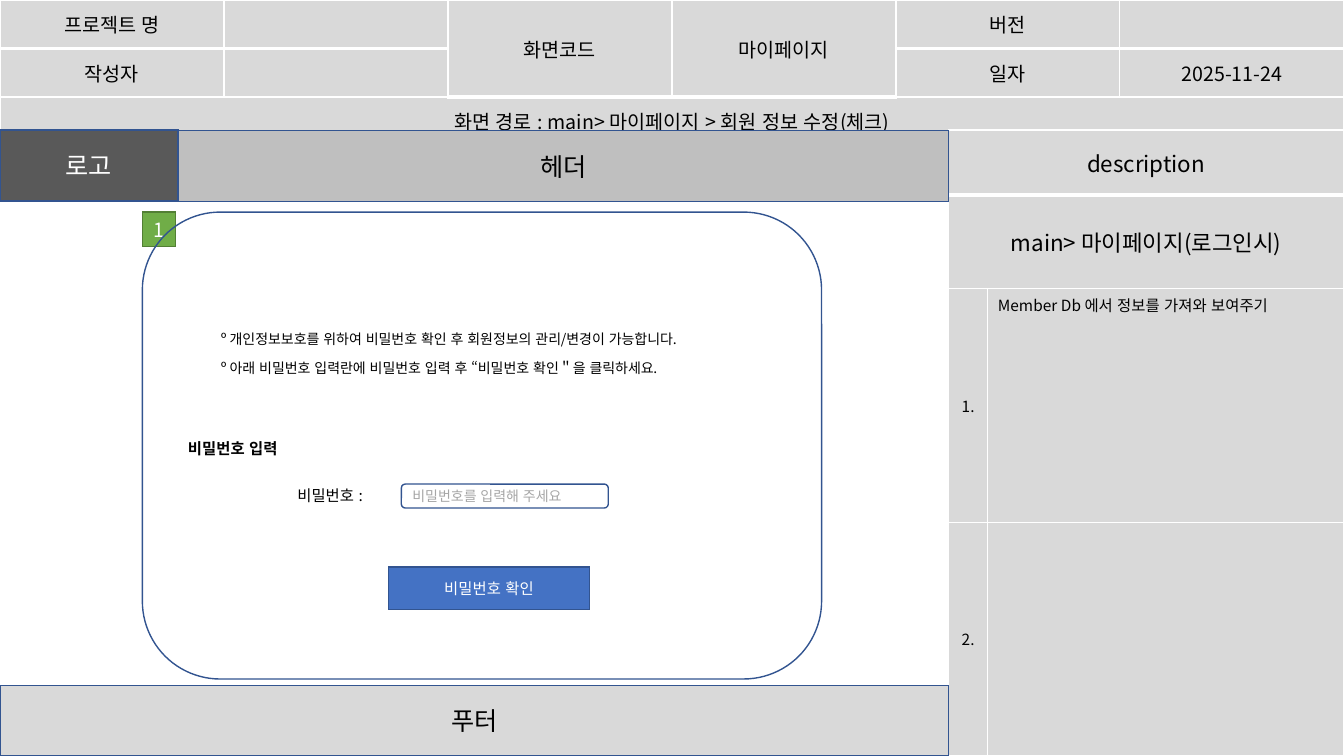
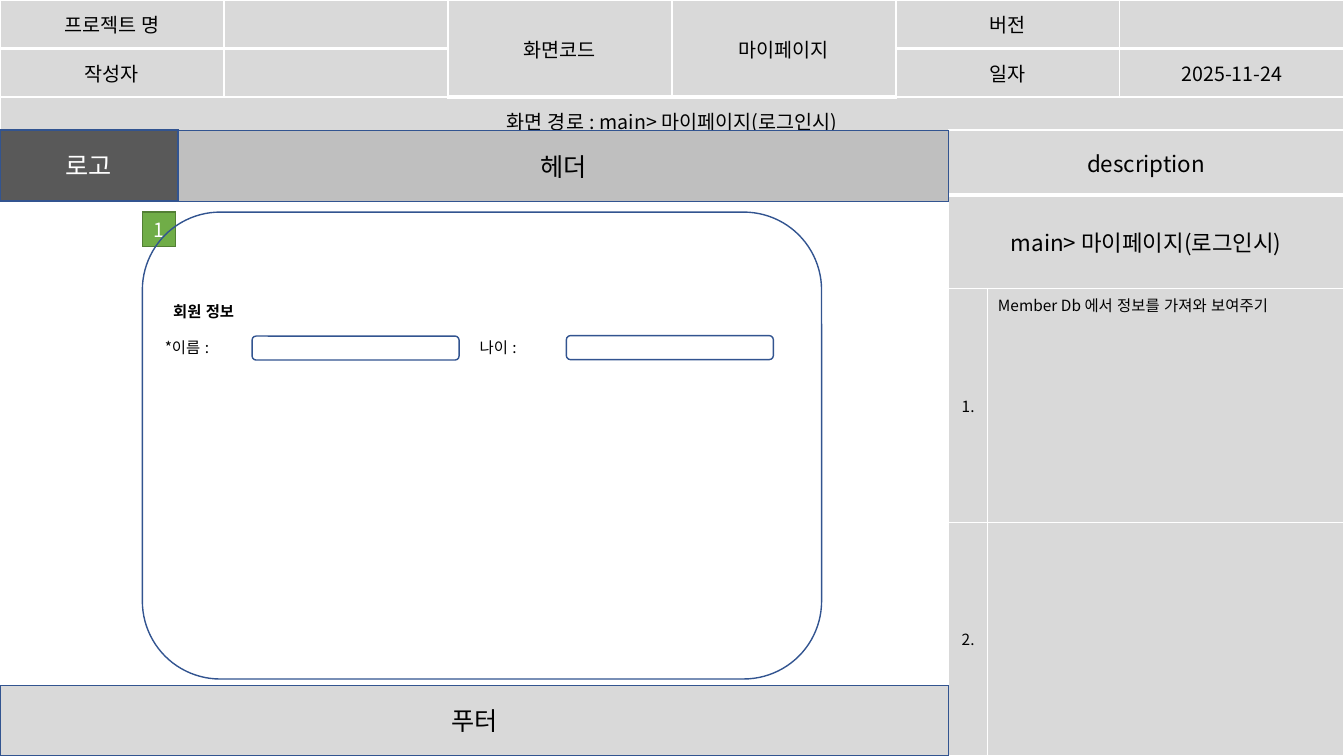
Before and after one commit to imyongchan/source, a slide deck: slide 20 of 스토리보드- 11.20/스토리보드_종합중.pptx (slide 21 before the commit). Drawn at 1344x756 pixels with LibreOffice and Linux fonts; fonts in the diff are those of the drawing. Boxes give left, top, right and bottom in pixels: in the first picture for what was removed or moved away, otherwise in the second. Text is boxed around its words. In the diff, an @@ line names an element or a change of style, - is before the commit and + after.

Commit message:
11/27 산재통계부분 수정

```diff
--- a/스토리보드- 11.20/스토리보드_종합중.pptx
+++ b/스토리보드- 11.20/스토리보드_종합중.pptx
@@ table at (x1=0, y1=0, x2=1343, y2=135) @@
-row 3, column 1: 화면 경로 : main> 마이페이지 > 회원 정보 수정(체크)
+row 3, column 1: 화면 경로 : main> 마이페이지(로그인시)
@@ text added at (x1=173, y1=304, x2=234, y2=319), 11 pt, text #000000, bold @@
+회원 정보
@@ text added at (x1=165, y1=340, x2=201, y2=355), 11 pt, text #000000 @@
+*이름 :
@@ text removed at (x1=221, y1=332, x2=677, y2=347) @@
-º 개인정보보호를 위하여 비밀번호 확인 후 회원정보의 관리/변경이 가능합니다.
@@ rounded rectangle added at (x1=252, y1=336, x2=459, y2=360), fill #FFFFFF, outline #325491 1 pt @@
@@ text added at (x1=480, y1=340, x2=508, y2=355), 11 pt, text #000000 @@
+나이 :
@@ rounded rectangle added at (x1=567, y1=336, x2=773, y2=360), fill #FFFFFF, outline #325491 1 pt @@
@@ text removed at (x1=221, y1=360, x2=658, y2=374) @@
-º 아래 비밀번호 입력란에 비밀번호 입력 후 “비밀번호 확인＂을 클릭하세요.
@@ text removed at (x1=188, y1=441, x2=277, y2=456) @@
-비밀번호 입력
@@ text removed at (x1=297, y1=488, x2=354, y2=503) @@
-비밀번호 :
@@ rounded rectangle removed at (x1=401, y1=484, x2=608, y2=508) @@
-비밀번호를 입력해 주세요
@@ rectangle removed at (x1=389, y1=567, x2=590, y2=609) @@
-비밀번호 확인
```
Also in this commit, not shown: 10 other slides changed, 3 slides added, 20 slides removed.
